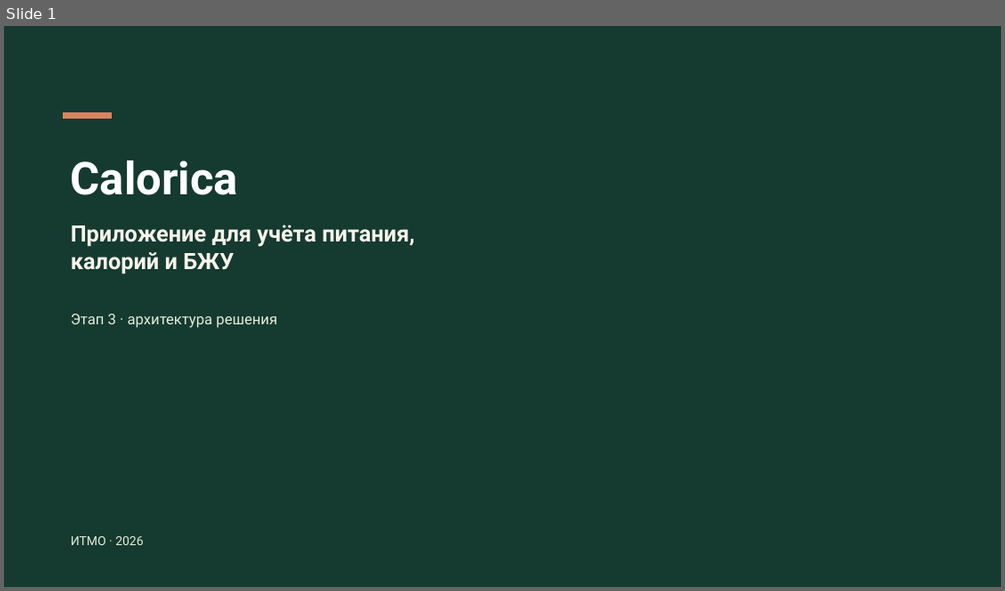
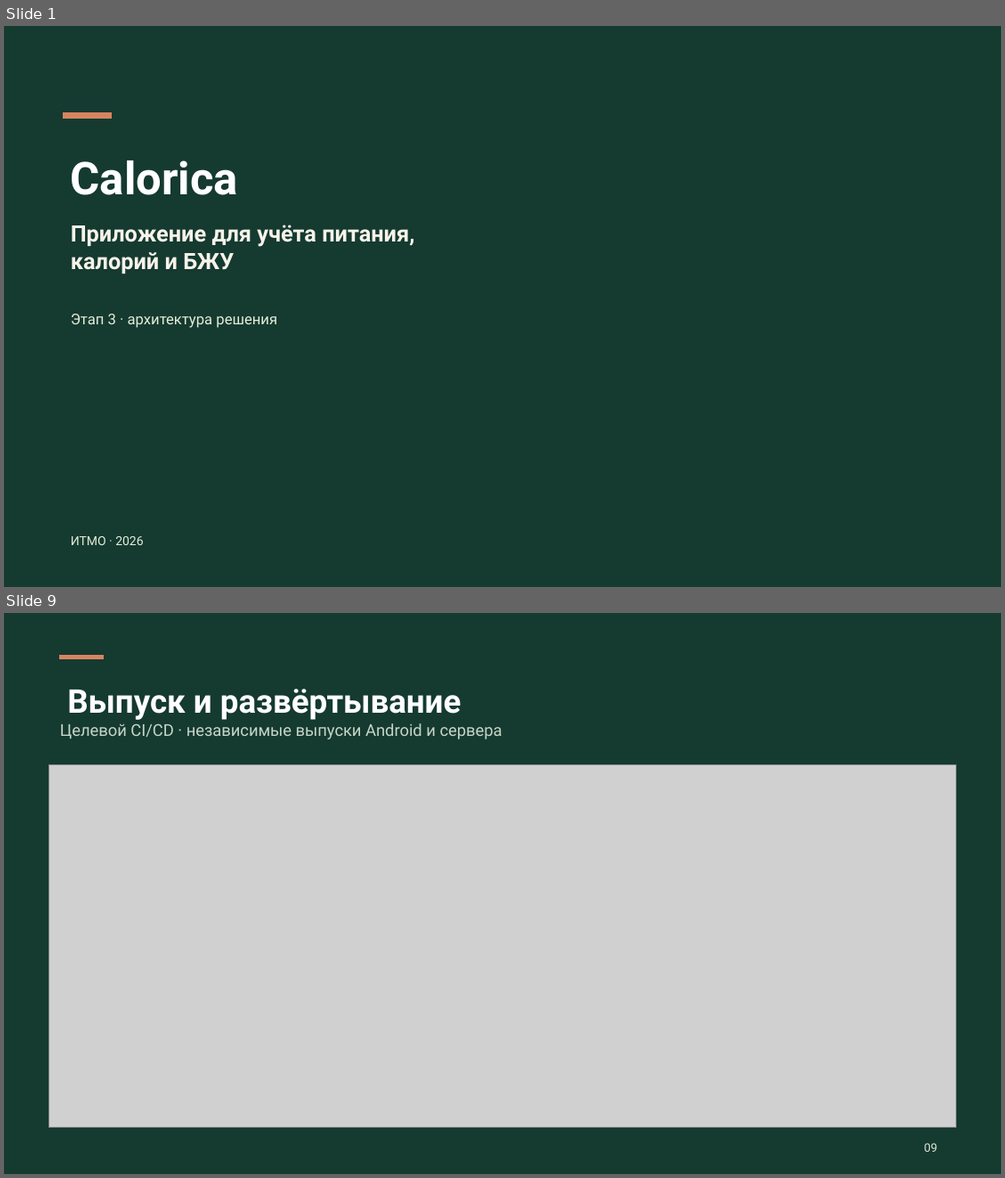
Before and after one commit to rurkk/Calorica, a slide deck: docs/semester-mvp/stage-3/Calorica-stage-3.pptx. Shown one above the other, each under a label of ours: slide 1 before the commit, slides 1 and 9 after it; the slides between them are not shown. The pictures are 1005x591 and 1005x1178 pixels, drawn with LibreOffice and Linux fonts; fonts in the diff are those of the drawing; grey boxes stand for pictures; background and template pictures are left out. Boxes give left, top, right and bottom in pixels: in the first picture for what was removed or moved away, otherwise in the second. Text is boxed around its words. In the diff, an @@ line names an element or a change of style, - is before the commit and + after.

```diff
--- a/docs/semester-mvp/stage-3/Calorica-stage-3.pptx
+++ b/docs/semester-mvp/stage-3/Calorica-stage-3.pptx
@@ slide 9 added at (4,613,1001,1174), background #153A30 @@
@@ rectangle added at (60,655,104,658), fill #D78461, outline #D78461 0 pt @@
@@ text added at (67,689,461,720), 31.5 pt, text #FFFFFF, bold @@
+Выпуск и развёртывание
@@ text added at (60,723,502,739), 15.8 pt, text #C7D5C8 @@
+Целевой CI/CD · независимые выпуски Android и сервера
@@ picture added at (48,765,956,1127) @@
@@ text added at (924,1143,938,1151), 11.2 pt, text #DCE6D8 @@
+09
```
Also in this commit, not shown: 7 other slides added, 7 slides removed, 33 other files.
